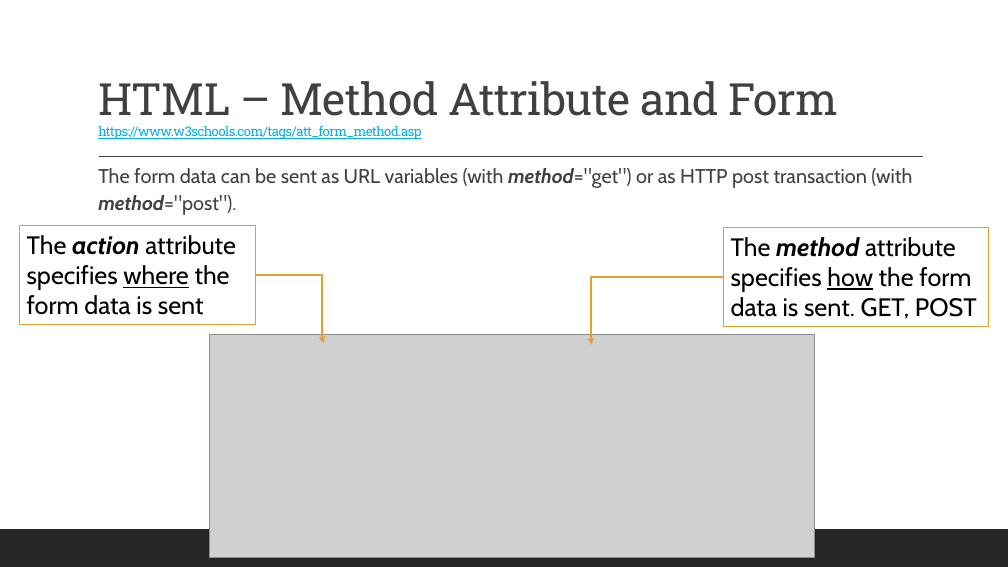
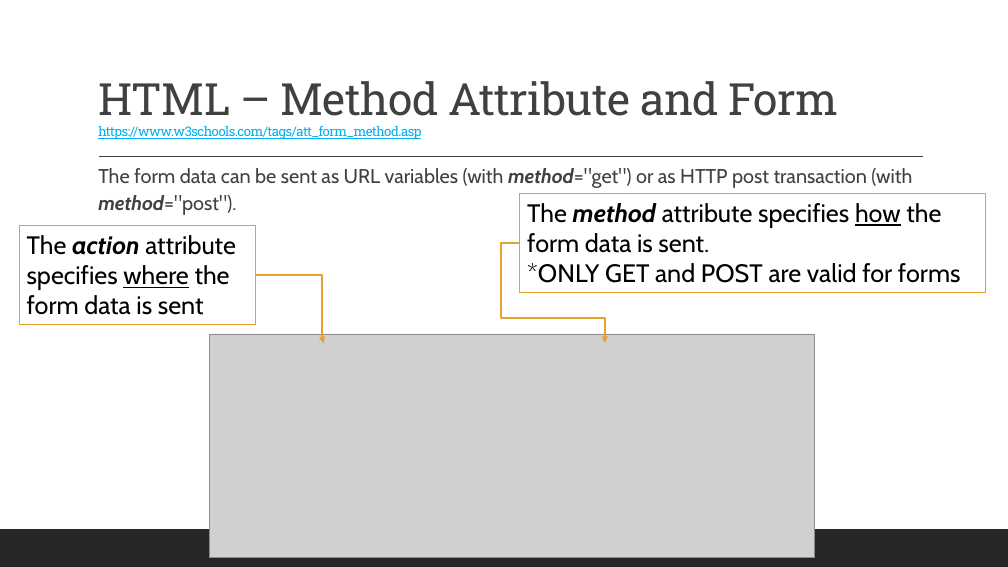
Before and after one commit to 2002-feb24-net/trainer-code, a slide deck: slide 20 of REPO_MarksCodeAndPPTs/DotNetPPTs/dotnetWeek3Ppts/D12_.NET_HTMLFundamentals.pptx. Drawn at 1008x567 pixels with LibreOffice and Linux fonts; fonts in the diff are those of the drawing; grey boxes stand for pictures. Boxes give left, top, right and bottom in pixels: in the first picture for what was removed or moved away, otherwise in the second. Text is boxed around its words. In the diff, an @@ line names an element or a change of style, - is before the commit and + after.

```diff
--- a/REPO_MarksCodeAndPPTs/DotNetPPTs/dotnetWeek3Ppts/D12_.NET_HTMLFundamentals.pptx
+++ b/REPO_MarksCodeAndPPTs/DotNetPPTs/dotnetWeek3Ppts/D12_.NET_HTMLFundamentals.pptx
@@ rectangle "The method attribute specifies how ...": place and size @@
-rectangle "The method attribute specifies how ..." at box(724, 228, 989, 327)
+rectangle "The method attribute specifies how ..." at box(520, 194, 986, 293)
@@ text in rectangle at box(527, 203, 961, 283): text changed @@
-The method attribute specifies how the form data is sent. GET, POST
+The method attribute specifies how the form data is sent.
+*ONLY GET and POST are valid for forms
@@ elbow arrow moved from (724, 277) - (591, 345) to (520, 243) - (605, 343) @@
```
Also in this commit, not shown: 7 other slides changed, 1 slide added, 3 other files.
